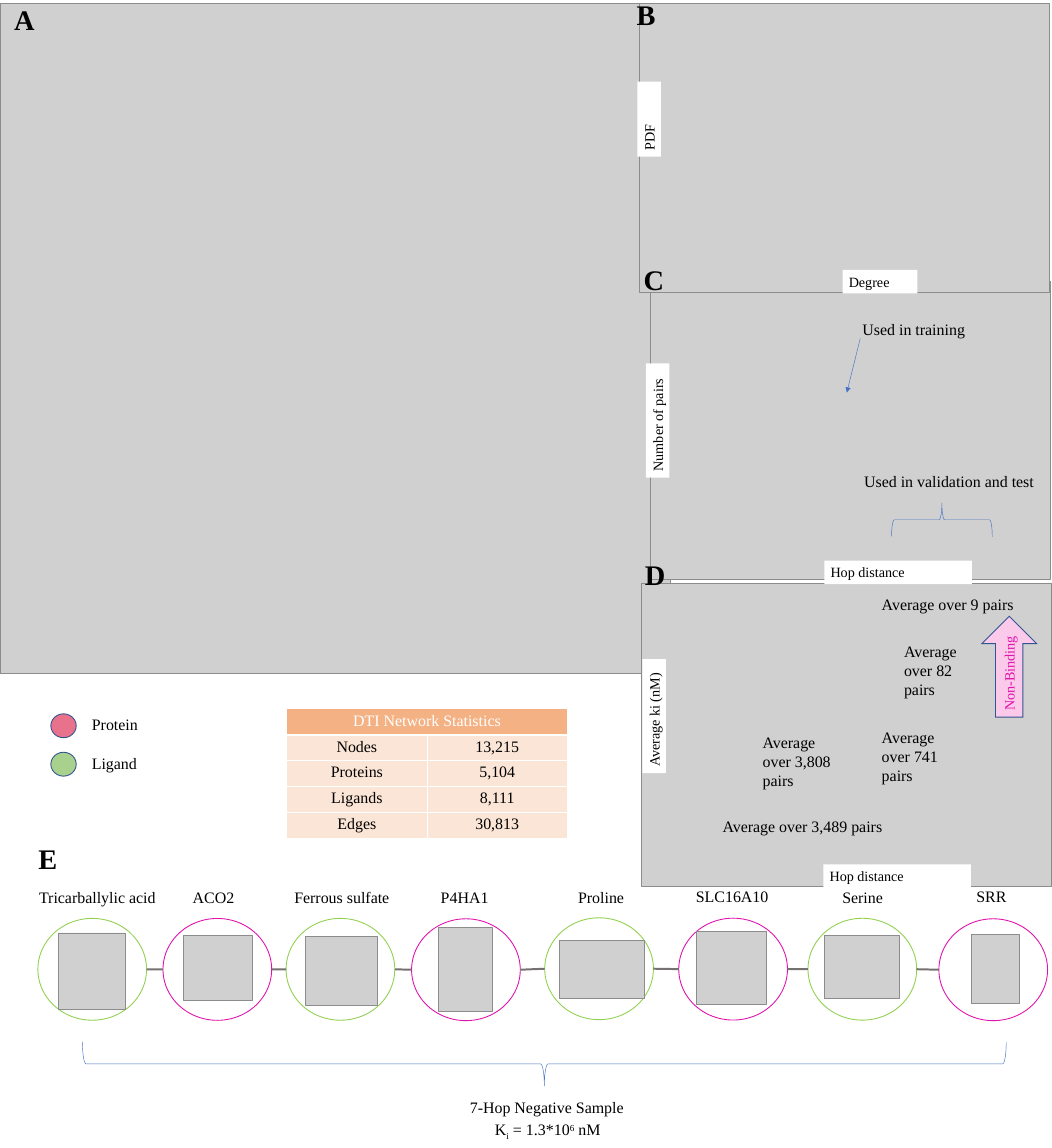
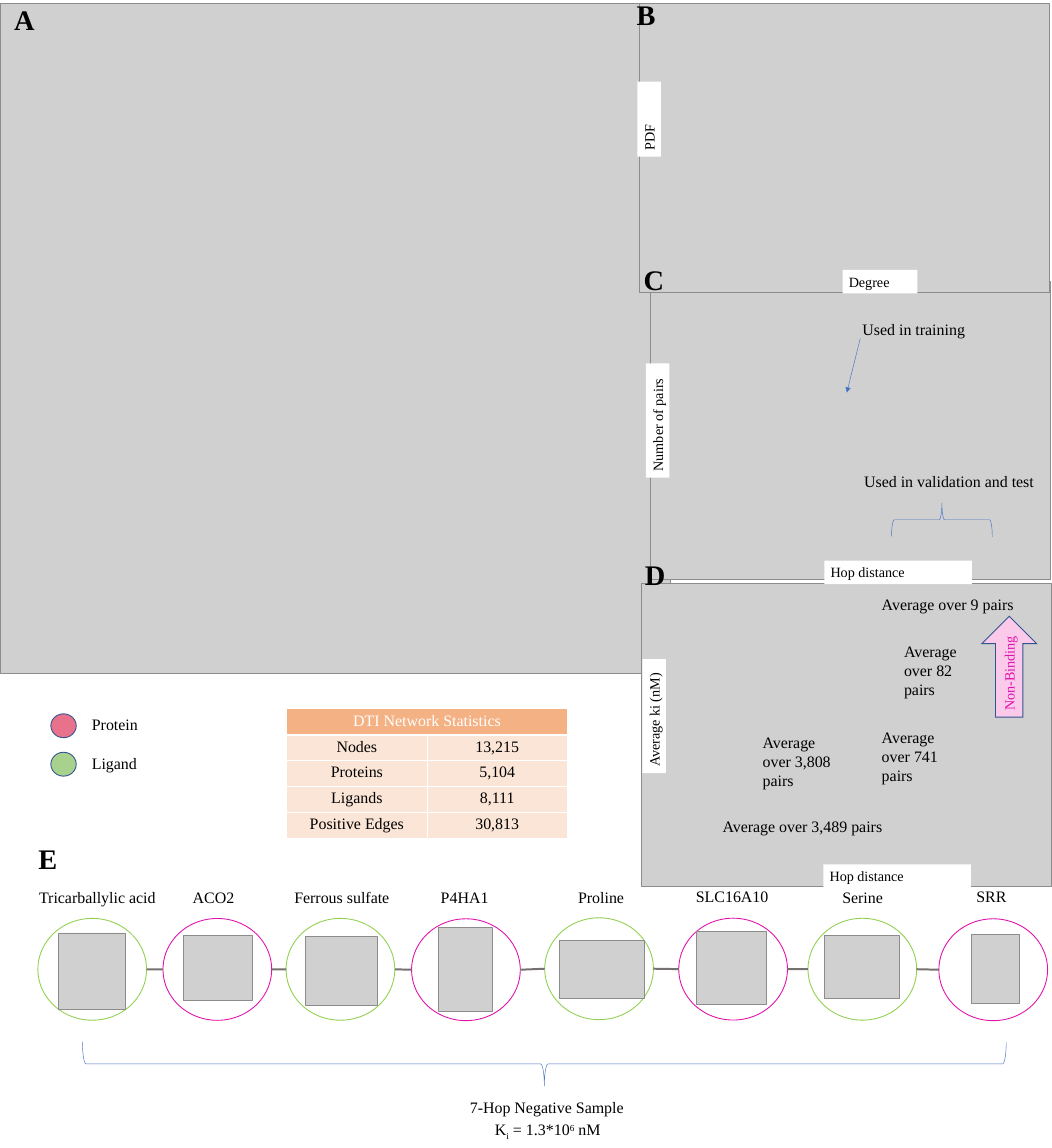
Before and after one commit to Barabasi-Lab/AI-Bind, a slide deck: slide 1 of Images/fig2.pptx. Drawn at 1052x1148 pixels with LibreOffice and Linux fonts; fonts in the diff are those of the drawing; grey boxes stand for pictures. Boxes give left, top, right and bottom in pixels: in the first picture for what was removed or moved away, otherwise in the second. Text is boxed around its words. In the diff, an @@ line names an element or a change of style, - is before the commit and + after.

```diff
--- a/Images/fig2.pptx
+++ b/Images/fig2.pptx
@@ table at [287,708,567,838] @@
-row 5, column 1: Edges
+row 5, column 1: Positive Edges
```
Also in this commit, not shown: 7 other files.
